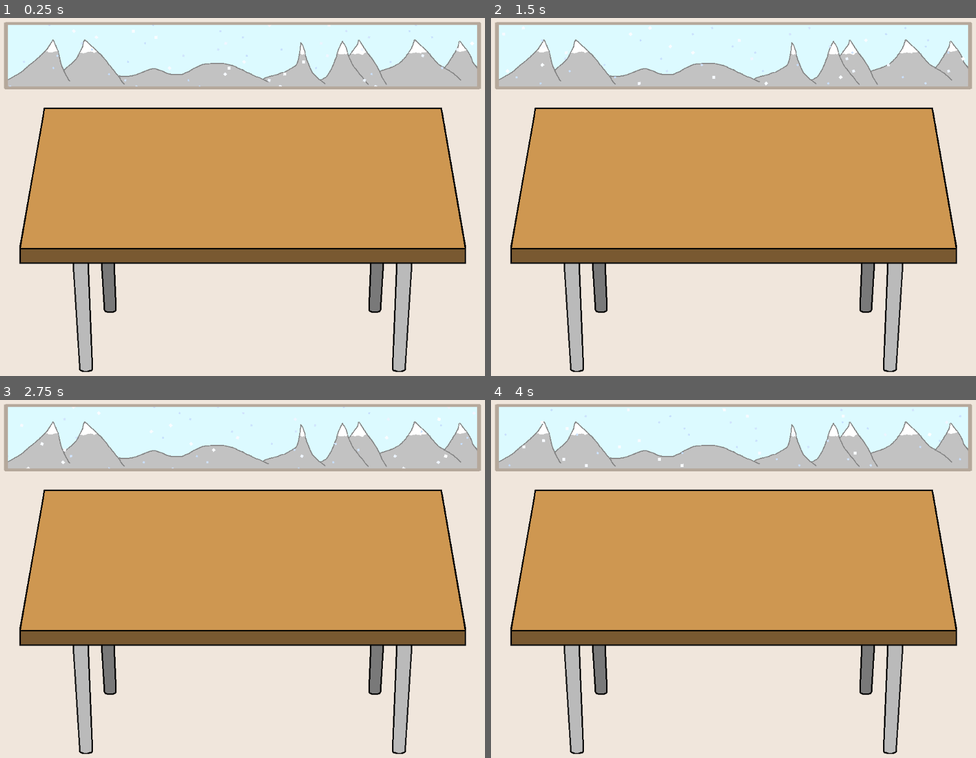
Above: before the commit, frames 1-4 (two rows, left to right).
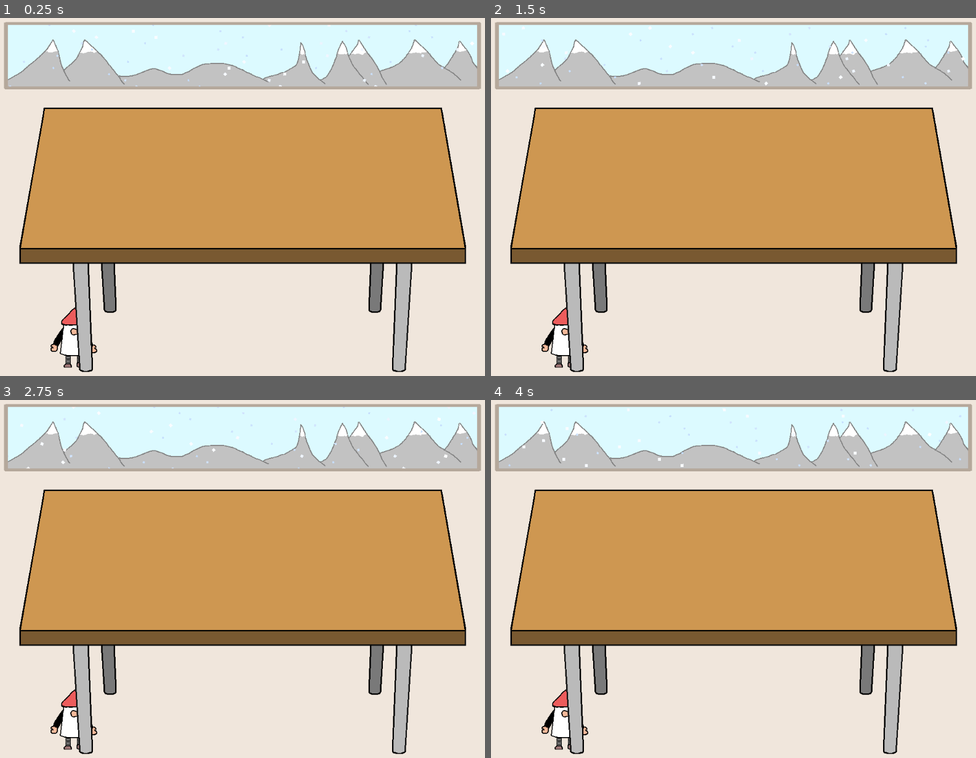
Above: after the commit, the same moments.

Repository: sterco-raro/cozy-winter-jam-2025
Game: Godot game, scene res://Scenes/main.tscn
Same seed, same stepped clock (60 frames per second), same inputs: the game is played once before the commit and once after it.
Inputs:
- Up to frame 1 (0.25 s): no input
- Up to frame 2 (1.5 s): tap Enter at 0.5 s
- Up to frame 3 (2.75 s): no input
- Up to frame 4 (4 s): no input

The runs differ from the first frame. In frame 1, 0.5% of the frame differs, in the area x 10-21%, y 80-98%; in frame 2, 0.5%; in frame 3, 0.5%; in frame 4, 0.5%.

Commit message:
End of day 1: add gnome and pencils graphics and set up basic scene

Diff:
--- /dev/null
+++ b/Autoloads/event_bus.gd
@@ -0,0 +1,6 @@
+extends Node
+
+#region DATA SIGNALS
+# Task id, name and chilling value
+signal task_complete(id: int, name: String, value: int)
+#endregion
--- a/Scenes/main.tscn
+++ b/Scenes/main.tscn
@@ -1,10 +1,12 @@
-[gd_scene load_steps=8 format=3 uid="uid://ihvo68ayk1vv"]
+[gd_scene load_steps=10 format=3 uid="uid://ihvo68ayk1vv"]
 
 [ext_resource type="Script" path="res://Scenes/main.gd" id="1_gppg3"]
 [ext_resource type="Texture2D" uid="uid://cen1fed6pvnkh" path="res://Assets/Graphics/background.png" id="2_hv02j"]
 [ext_resource type="Shader" path="res://Assets/Shaders/waving_particles.gdshader" id="3_lx0so"]
 [ext_resource type="Texture2D" uid="uid://0pnl5ch08k8r" path="res://Assets/Graphics/desk.png" id="3_pffxn"]
 [ext_resource type="Texture2D" uid="uid://mr870308wmop" path="res://Assets/Graphics/window.png" id="4_lx7sw"]
+[ext_resource type="Texture2D" uid="uid://74broqd2mgrp" path="res://Assets/Graphics/gnome-idle.png" id="5_8xajt"]
+[ext_resource type="Texture2D" uid="uid://rd5usoaww6po" path="res://Assets/Graphics/gnome-magic.png" id="6_puo3o"]
 [ext_resource type="AudioStream" uid="uid://dup6l4pcclh4l" path="res://Assets/Audio/wind-during-snow-storm-2-17562.mp3" id="6_ufcmc"]
 
 [sub_resource type="ShaderMaterial" id="ShaderMaterial_qmqem"]
@@ -26,10 +28,11 @@
 script = ExtResource("1_gppg3")
 
 [node name="Background" type="Node2D" parent="."]
+metadata/_edit_lock_ = true
+metadata/_edit_group_ = true
 
 [node name="Sprite2D" type="Sprite2D" parent="Background"]
 texture = ExtResource("2_hv02j")
-metadata/_edit_lock_ = true
 
 [node name="TextureRect" type="TextureRect" parent="Background"]
 material = SubResource("ShaderMaterial_qmqem")
@@ -38,16 +41,34 @@
 offset_right = 488.0
 offset_bottom = -230.0
 texture = ExtResource("4_lx7sw")
+
+[node name="Gnome" type="Node2D" parent="."]
+position = Vector2(-350, 291)
+
+[node name="SpriteIdle" type="Sprite2D" parent="Gnome"]
+texture = ExtResource("5_8xajt")
+metadata/_edit_lock_ = true
+
+[node name="SpriteMagic" type="Sprite2D" parent="Gnome"]
+visible = false
+texture = ExtResource("6_puo3o")
 metadata/_edit_lock_ = true
 
 [node name="Desk" type="Node2D" parent="."]
 position = Vector2(0, -20)
+metadata/_edit_lock_ = true
+metadata/_edit_group_ = true
 
 [node name="Sprite2D" type="Sprite2D" parent="Desk"]
 texture = ExtResource("3_pffxn")
-metadata/_edit_lock_ = true
+
+[node name="Area2D" type="Area2D" parent="Desk"]
+
+[node name="CollisionPolygon2D" type="CollisionPolygon2D" parent="Desk/Area2D"]
+polygon = PackedVector2Array(-400, -152, -445, 118, 449, 116, 401, -154)
 
 [node name="Camera2D" type="Camera2D" parent="."]
+metadata/_edit_lock_ = true
 
 [node name="AmbianceMusic" type="AudioStreamPlayer" parent="."]
 stream = ExtResource("6_ufcmc")
--- a/project.godot
+++ b/project.godot
@@ -15,6 +15,10 @@
 config/features=PackedStringArray("4.2", "GL Compatibility")
 boot_splash/bg_color=Color(0.592157, 0.878431, 0.996078, 1)
 config/icon="res://icon.svg"
+
+[autoload]
+
+EventBus="*res://Autoloads/event_bus.gd"
 
 [display]
 
Binary file changed: Assets/Graphics/background.png
Binary file added: Assets/Graphics/gnome-idle.png
Not shown, added: Assets/Graphics/gnome-idle.png.import
Binary file added: Assets/Graphics/gnome-magic.png
Not shown, added: Assets/Graphics/gnome-magic.png.import
Binary file added: Assets/Graphics/pencils-broken.png
Not shown, added: Assets/Graphics/pencils-broken.png.import
Binary file added: Assets/Graphics/pencils-fixed.png
Not shown, added: Assets/Graphics/pencils-fixed.png.import
